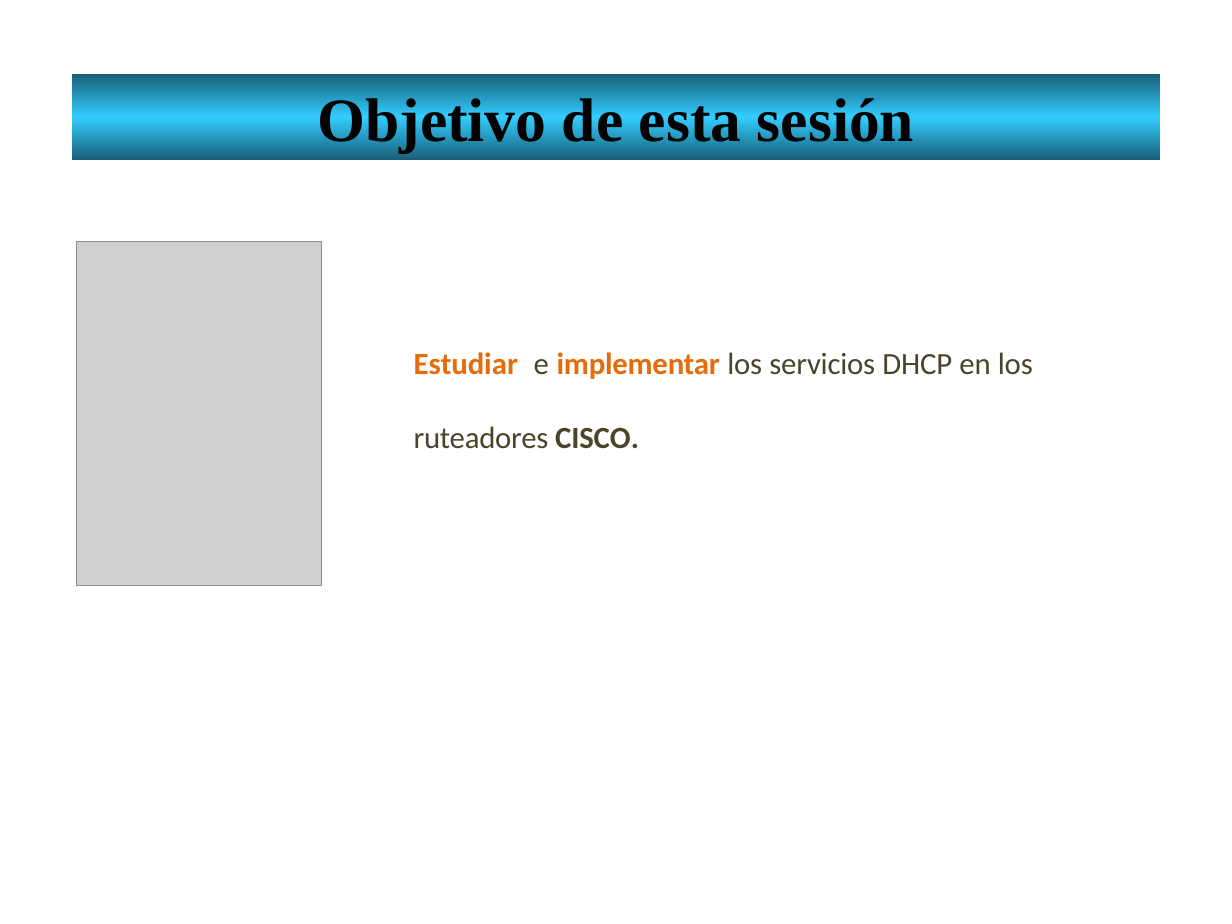
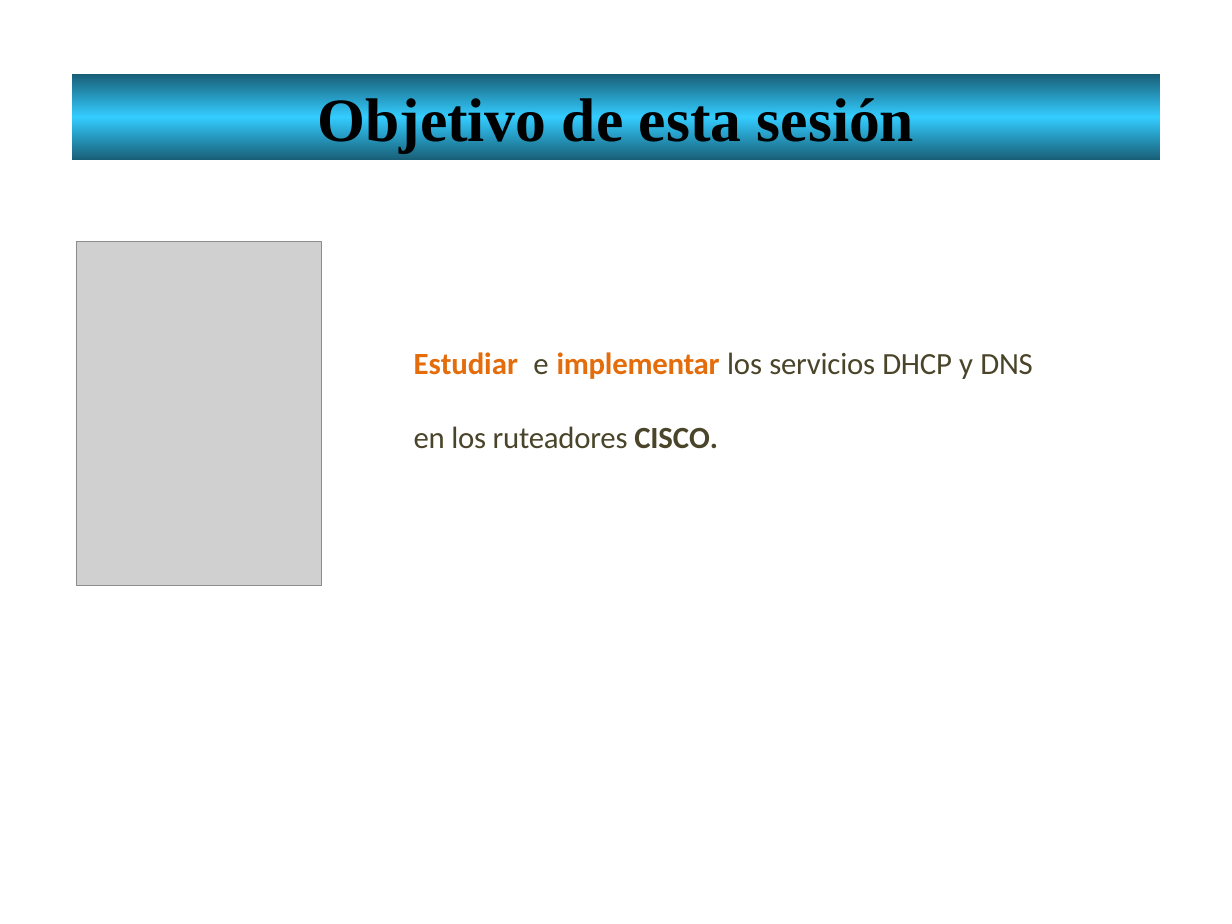
Before and after one commit to lizetheP/WAN, a slide deck: slide 2 of Calendario/Presentaciones/5_1_DHCP.pptx. Drawn at 1232x924 pixels with LibreOffice and Linux fonts; fonts in the diff are those of the drawing; grey boxes stand for pictures. Boxes give left, top, right and bottom in pixels: in the first picture for what was removed or moved away, otherwise in the second. Text is boxed around its words. In the diff, an @@ line names an element or a change of style, - is before the commit and + after.

```diff
--- a/Calendario/Presentaciones/5_1_DHCP.pptx
+++ b/Calendario/Presentaciones/5_1_DHCP.pptx
@@ text at (x1=414, y1=352, x2=1032, y2=449): text changed @@
-Estudiar e implementar los servicios DHCP en los ruteadores CISCO.
+Estudiar e implementar los servicios DHCP y DNS en los ruteadores CISCO.
```
Also in this commit, not shown: 1 other slide changed, 1 slide added, 4 other files.
